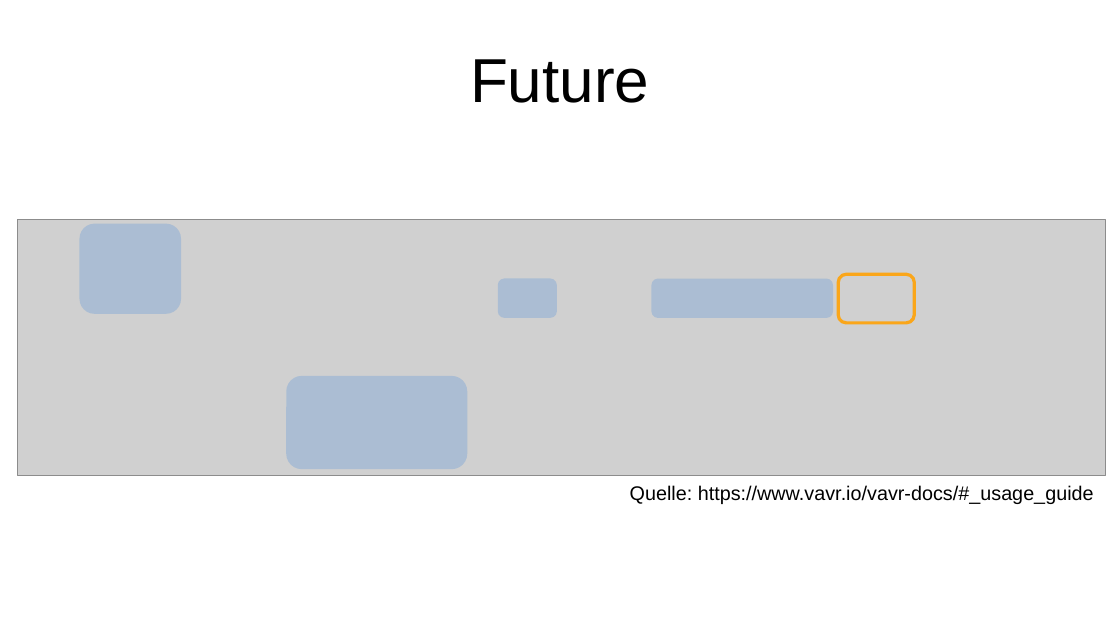
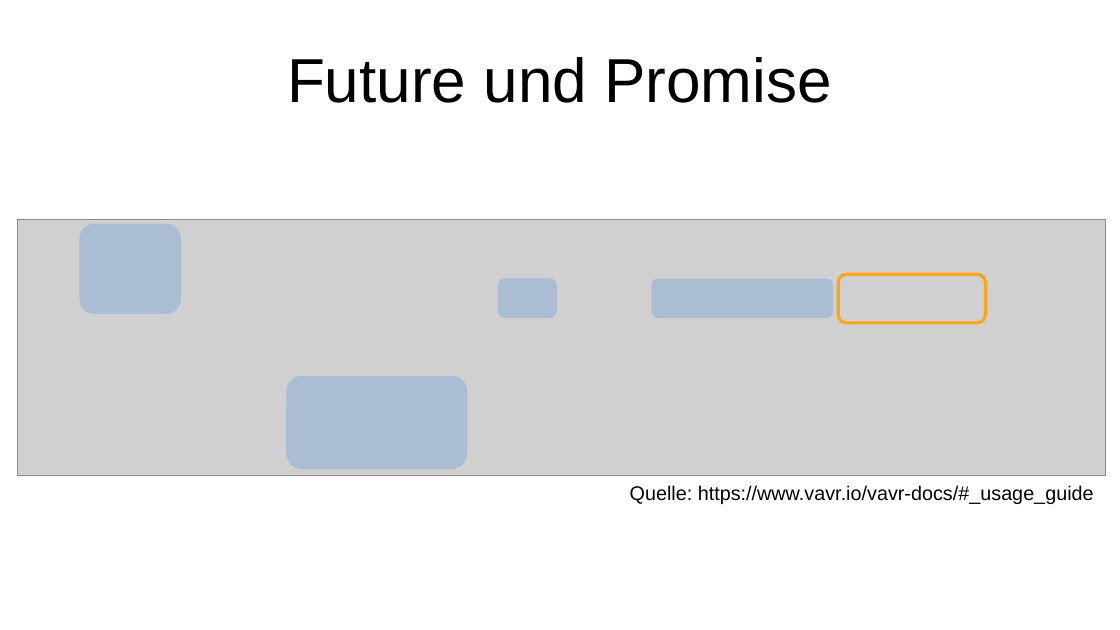
Before and after one commit to p3et/vavr-demo, a slide deck: slide 23 of coffee talk.odp. Drawn at 1120x630 pixels with LibreOffice and Linux fonts; fonts in the diff are those of the drawing; grey boxes stand for pictures. Boxes give left, top, right and bottom in pixels: in the first picture for what was removed or moved away, otherwise in the second. Text is boxed around its words. In the diff, an @@ line names an element or a change of style, - is before the commit and + after.

Commit message:
promise

```diff
--- a/coffee talk.odp
+++ b/coffee talk.odp
@@ title at (x1=287, y1=57, x2=832, y2=103): text changed @@
-Future
+Future und Promise
@@ rounded rectangle resized from (x1=838, y1=274, x2=915, y2=323) to (x1=838, y1=274, x2=986, y2=323) @@
```
Also in this commit, not shown: 2 other slides changed, 1 other file.
